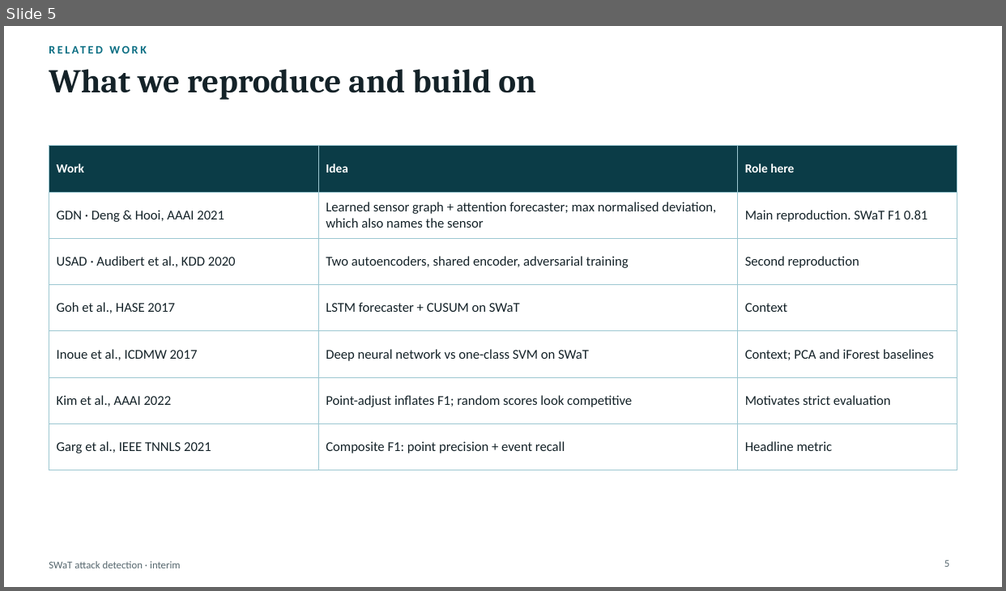
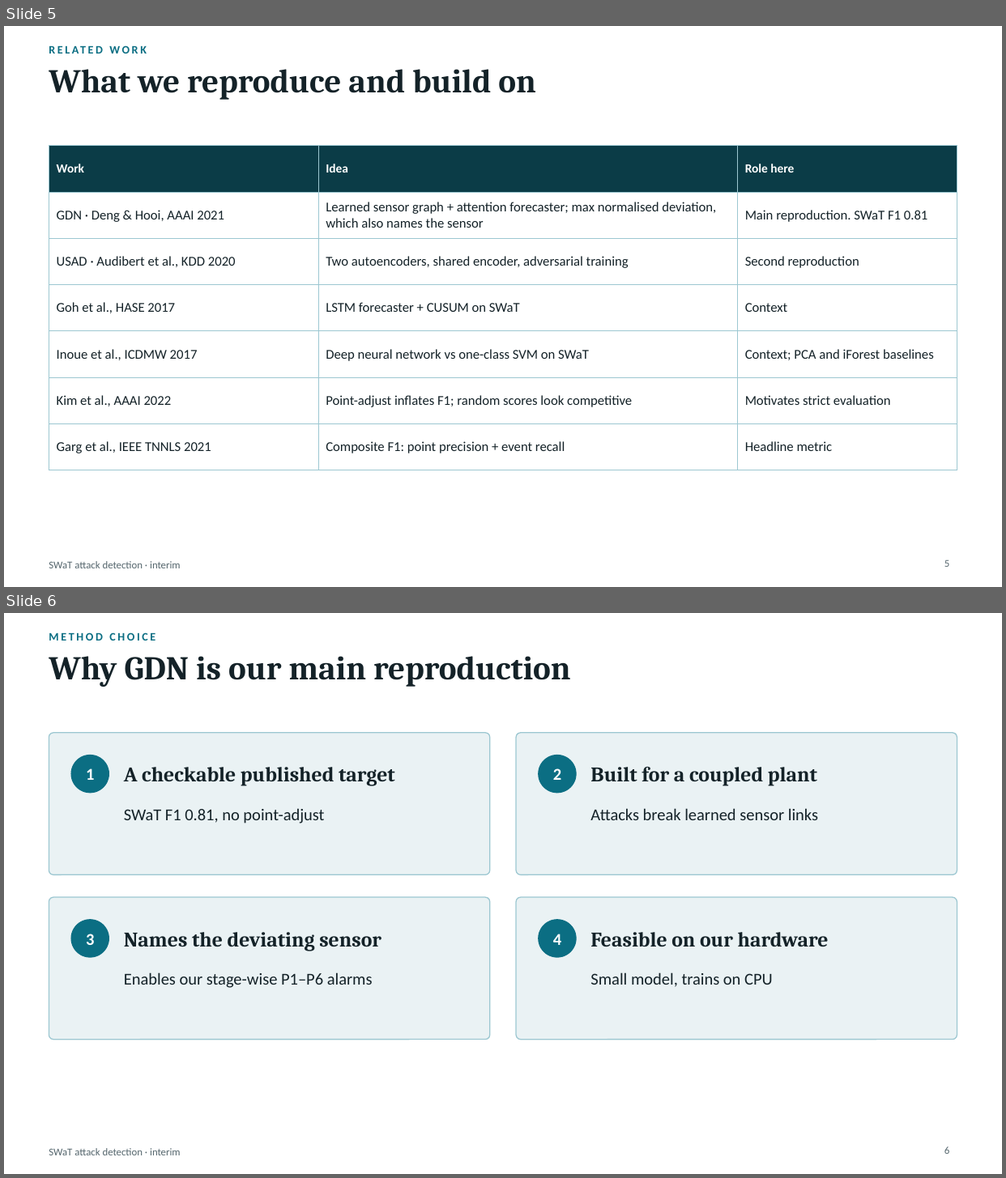
Before and after one commit to Owly-dabs/netsec-proj, a slide deck: presentation/interim.pptx. Shown one above the other, each under a label of ours: slide 5 before the commit, slides 5 and 6 after it. The pictures are 1006x591 and 1006x1178 pixels, drawn with LibreOffice and Linux fonts; fonts in the diff are those of the drawing. Boxes give left, top, right and bottom in pixels: in the first picture for what was removed or moved away, otherwise in the second. Text is boxed around its words. In the diff, an @@ line names an element or a change of style, - is before the commit and + after.

```diff
--- a/presentation/interim.pptx
+++ b/presentation/interim.pptx
@@ slide 6 added at bbox=[4, 613, 1002, 1174], background #FFFFFF; not listed: 1 template element that a slide beside it also shows @@
@@ text added at bbox=[49, 632, 155, 641], 11 pt, text #0B6E83, bold @@
+METHOD CHOICE
@@ title added at bbox=[49, 656, 571, 687], 32 pt, text #142228, bold @@
+Why GDN is our main reproduction
@@ rounded rectangle added at bbox=[49, 733, 490, 875], fill #EAF2F4, outline #9CC7D1 1 pt @@
@@ rounded rectangle added at bbox=[516, 733, 957, 875], fill #EAF2F4, outline #9CC7D1 1 pt @@
@@ ellipse added at bbox=[71, 756, 108, 793], fill #0B6E83, outline #0B6E83 1 pt @@
@@ ellipse added at bbox=[539, 756, 576, 793], fill #0B6E83, outline #0B6E83 1 pt @@
@@ text added at bbox=[86, 769, 94, 780], 16 pt, text #FFFFFF, bold @@
+1
@@ text added at bbox=[124, 767, 395, 786], 20 pt, text #142228, bold @@
+A checkable published target
@@ text added at bbox=[553, 769, 561, 780], 16 pt, text #FFFFFF, bold @@
+2
@@ text added at bbox=[590, 767, 817, 786], 20 pt, text #142228, bold @@
+Built for a coupled plant
@@ text added at bbox=[124, 808, 324, 824], 16 pt, text #142228 @@
+SWaT F1 0.81, no point-adjust
@@ text added at bbox=[590, 808, 818, 820], 16 pt, text #142228 @@
+Attacks break learned sensor links
@@ rounded rectangle added at bbox=[49, 897, 490, 1040], fill #EAF2F4, outline #9CC7D1 1 pt @@
@@ rounded rectangle added at bbox=[516, 897, 957, 1040], fill #EAF2F4, outline #9CC7D1 1 pt @@
@@ ellipse added at bbox=[71, 920, 108, 957], fill #0B6E83, outline #0B6E83 1 pt @@
@@ ellipse added at bbox=[539, 920, 576, 957], fill #0B6E83, outline #0B6E83 1 pt @@
@@ text added at bbox=[86, 934, 94, 945], 16 pt, text #FFFFFF, bold @@
+3
@@ text added at bbox=[124, 932, 381, 951], 20 pt, text #142228, bold @@
+Names the deviating sensor
@@ text added at bbox=[553, 934, 561, 945], 16 pt, text #FFFFFF, bold @@
+4
@@ text added at bbox=[590, 932, 829, 947], 20 pt, text #142228, bold @@
+Feasible on our hardware
@@ text added at bbox=[124, 973, 373, 988], 16 pt, text #142228 @@
+Enables our stage-wise P1–P6 alarms
@@ text added at bbox=[590, 973, 773, 987], 16 pt, text #142228 @@
+Small model, trains on CPU
@@ page number added at bbox=[944, 1147, 949, 1154], 10 pt, text #56676E @@
+6
```
Also in this commit, not shown: 4 other slides added, 1 slide removed, 2 other files.
